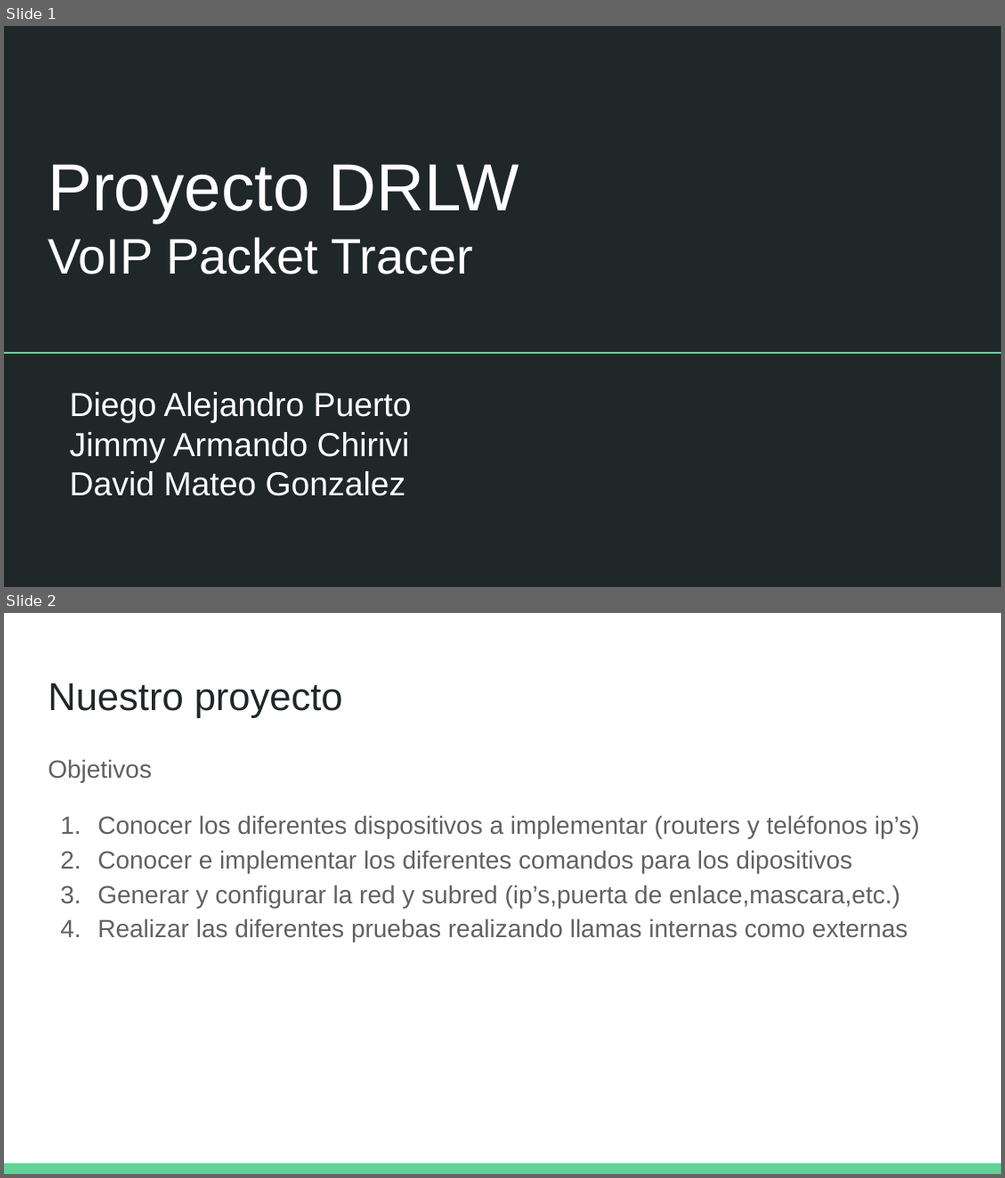
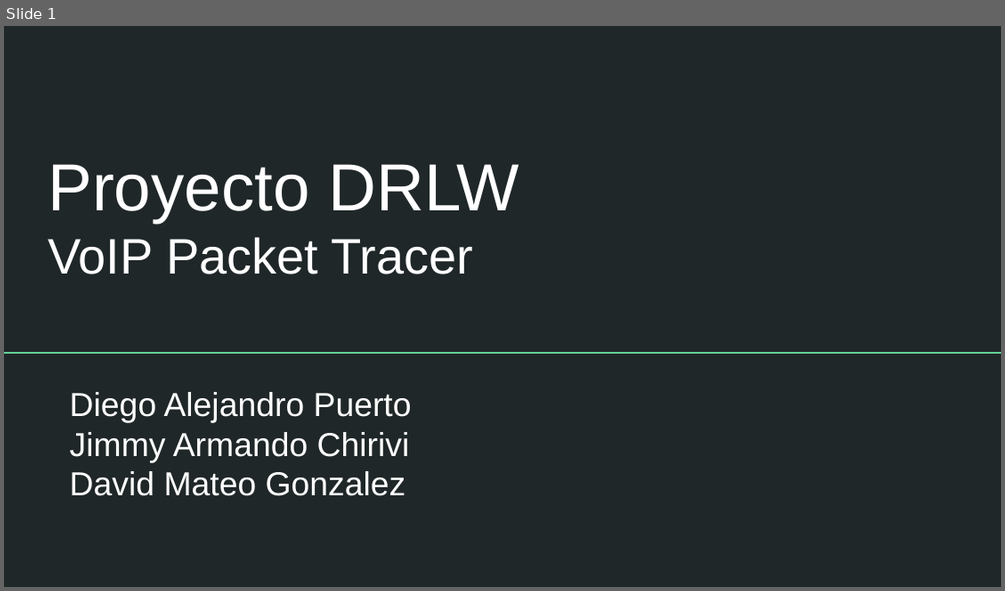
Before and after one commit to Diego23p/ProyectoDRLW, a slide deck: Proyecto DRLW(02-04-2020).pptx. Shown one above the other, each under a label of ours: slides 1 and 2 before the commit, slide 1 after it. The pictures are 1005x1178 and 1005x591 pixels, drawn with LibreOffice and Linux fonts; fonts in the diff are those of the drawing. Boxes give left, top, right and bottom in pixels: in the first picture for what was removed or moved away, otherwise in the second. Text is boxed around its words. In the diff, an @@ line names an element or a change of style, - is before the commit and + after.

```diff
--- a/Proyecto DRLW(02-04-2020).pptx
+++ b/Proyecto DRLW(02-04-2020).pptx
@@ slide 2 removed at (x1=4, y1=613, x2=1001, y2=1174), background #FFFFFF @@
@@ title removed at (x1=48, y1=683, x2=343, y2=718) @@
-Nuestro proyecto
@@ text removed at (x1=48, y1=759, x2=920, y2=941) @@
-Objetivos
-1. Conocer los diferentes dispositivos a implementar (routers y teléfonos ip’s)
-2. Conocer e implementar los diferentes comandos para los dipositivos
-3. Generar y configurar la red y subred (ip’s,puerta de enlace,mascara,etc.)
-4. Realizar las diferentes pruebas realizando llamas internas como externas
@@ rectangle removed at (x1=4, y1=1163, x2=1001, y2=1174) @@
```
Also in this commit, not shown: 1 slide changed, 2 slides added, 1 other slide removed, 8 other files.
